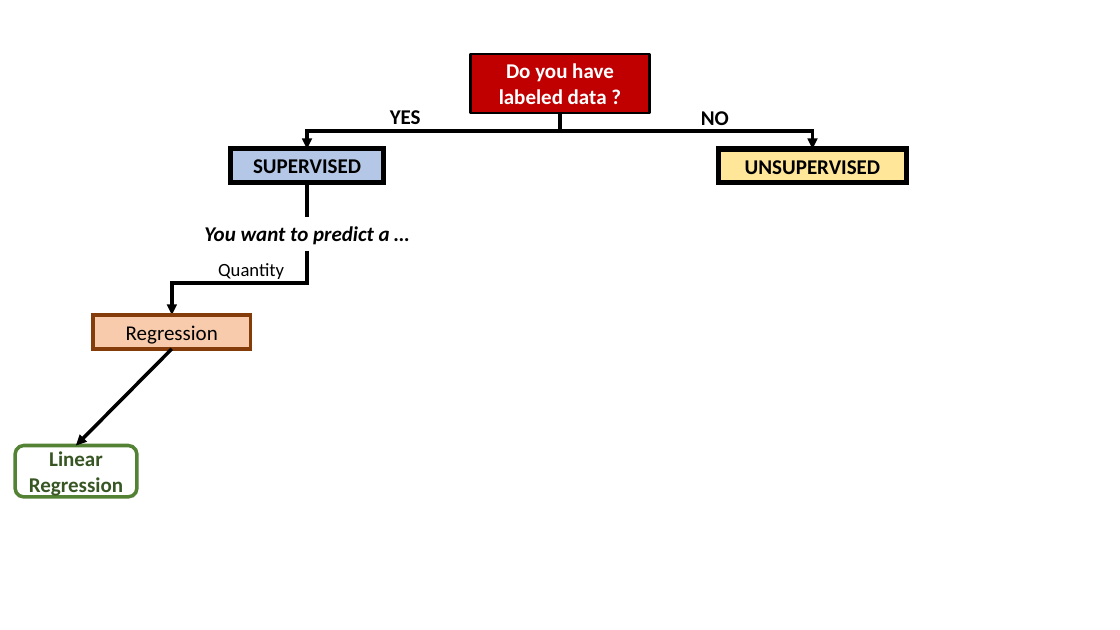
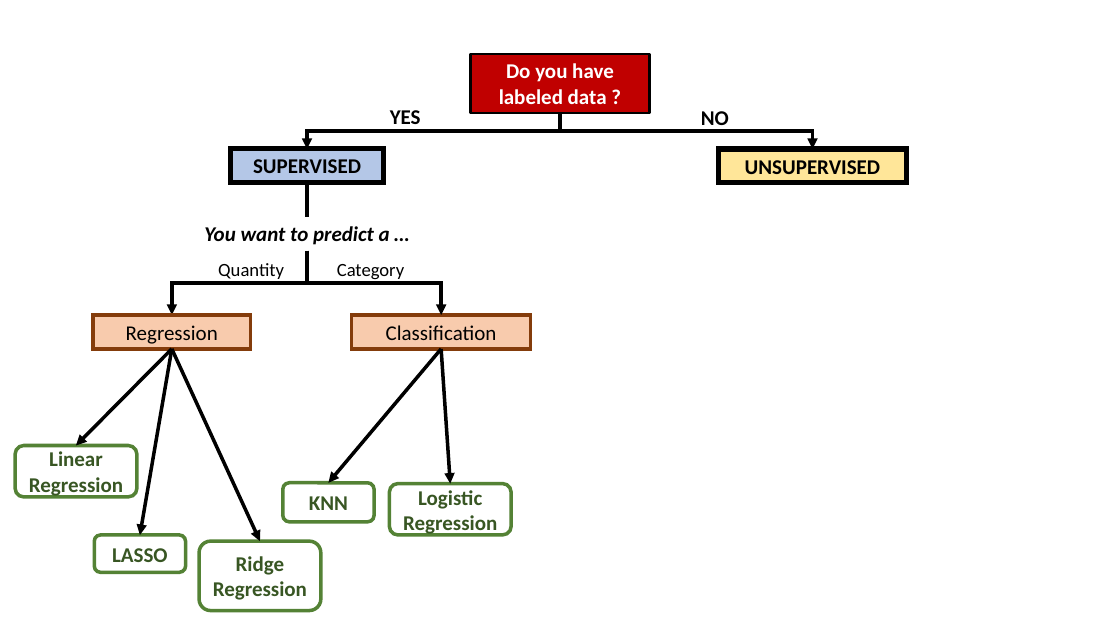
Before and after one commit to lewagon/fullstack-images, a slide deck: slide 2 of ml-week-lectures/learning_tree.pptx. Drawn at 1120x630 pixels with LibreOffice and Linux fonts; fonts in the diff are those of the drawing. Boxes give left, top, right and bottom in pixels: in the first picture for what was removed or moved away, otherwise in the second. Text is boxed around its words. In the diff, an @@ line names an element or a change of style, - is before the commit and + after.

```diff
--- a/ml-week-lectures/learning_tree.pptx
+++ b/ml-week-lectures/learning_tree.pptx
@@ elbow arrow added from (308, 250) to (441, 315), #000000 3 pt @@
@@ text added at box(337, 264, 404, 282), 16 pt, text #000000 @@
+Category
@@ rectangle added at box(352, 315, 531, 349), fill #F8CBAD, outline #843C0B 3 pt, 18 pt, text #000000 @@
+Classification
@@ arrow added from (172, 349) to (140, 535), #000000 3 pt @@
@@ arrow added from (172, 349) to (260, 541), #000000 3 pt @@
@@ arrow added from (441, 349) to (329, 483), #000000 3 pt @@
@@ arrow added from (441, 349) to (450, 484), #000000 3 pt @@
@@ rounded rectangle added at box(283, 483, 375, 522), outline #548235 3 pt, 18 pt, text #385723, bold @@
+KNN
@@ rounded rectangle added at box(390, 484, 512, 535), outline #548235 3 pt, 18 pt, text #385723, bold @@
+Logistic Regression
@@ rounded rectangle added at box(94, 535, 186, 573), outline #548235 3 pt, 18 pt, text #385723, bold @@
+LASSO
@@ rounded rectangle added at box(199, 541, 321, 611), outline #548235 3 pt, 18 pt, text #385723, bold @@
+Ridge Regression
```
Also in this commit, not shown: 1 other slide changed, 9 other files.
